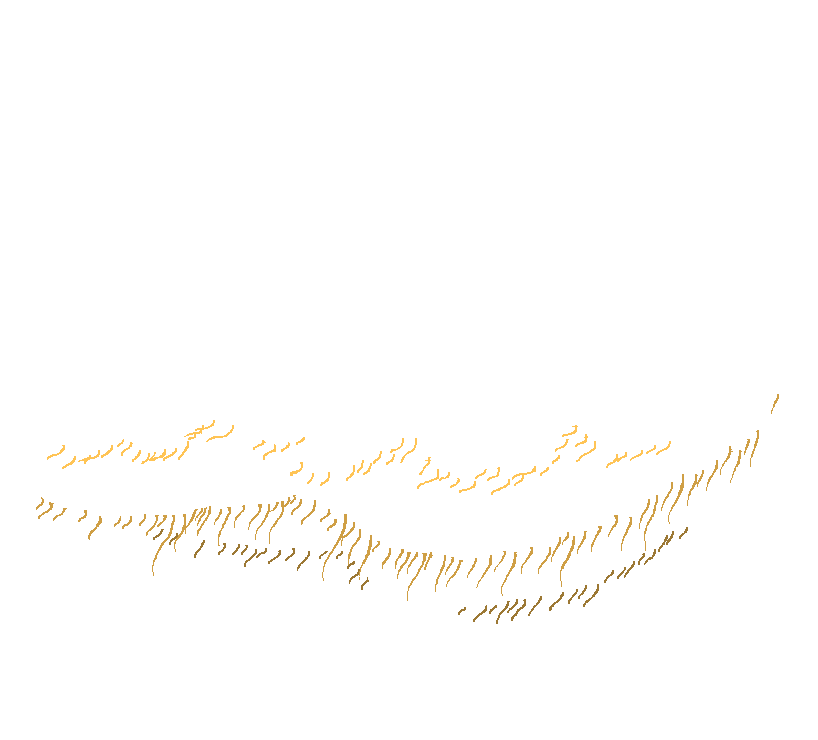
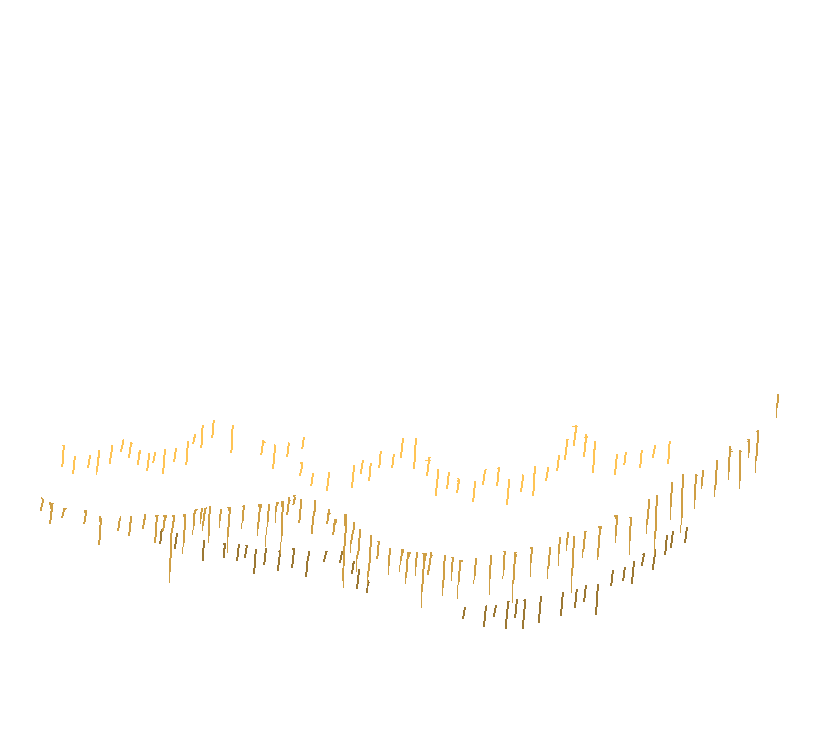
Before/after of a 818px x 740px layered artwork. What changed in the layer stack:
added layer "key4" above "key3" over box(40, 398, 779, 629)
hid "key2", painted on it over box(36, 398, 779, 624)
